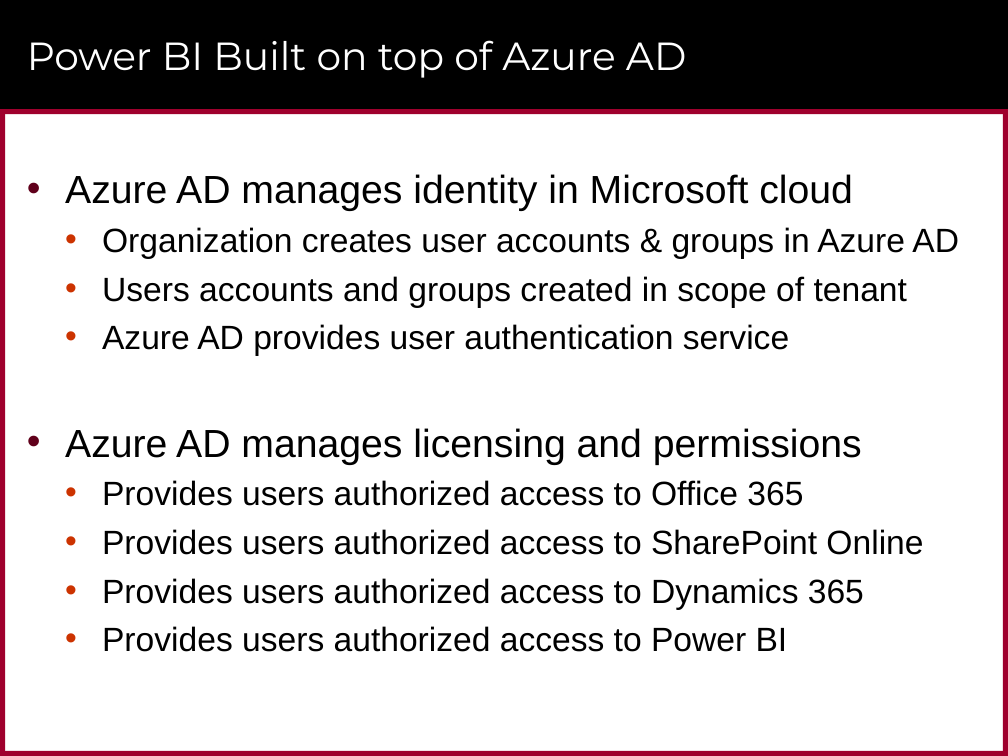
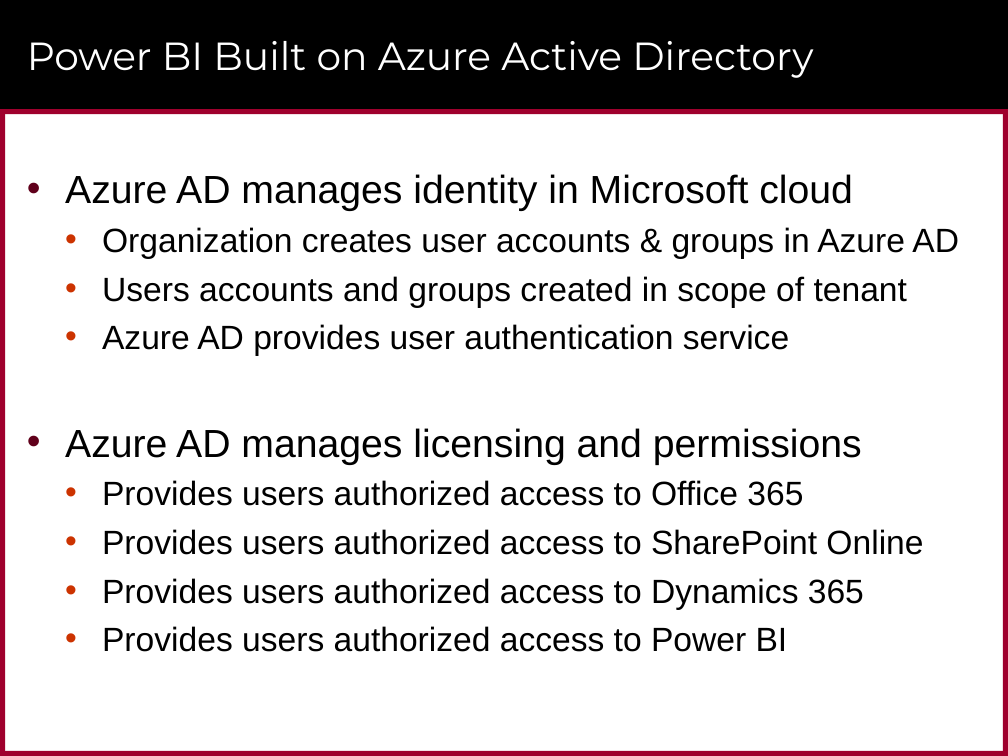
Before and after one commit to CriticalPathTraining/Summit2017, a slide deck: slide 4 of Power BI Security Best Practices.pptx (slide 3 before the commit). Drawn at 1008x756 pixels with LibreOffice and Linux fonts; fonts in the diff are those of the drawing; background and template pictures are left out. Boxes give left, top, right and bottom in pixels: in the first picture for what was removed or moved away, otherwise in the second. Text is boxed around its words. In the diff, an @@ line names an element or a change of style, - is before the commit and + after.

```diff
--- a/Power BI Security Best Practices.pptx
+++ b/Power BI Security Best Practices.pptx
@@ title at (27, 41, 813, 78): text changed @@
-Power BI Built on top of Azure AD
+Power BI Built on Azure Active Directory
```
Also in this commit, not shown: 20 other slides changed, 18 slides added, 7 slides removed, 1 other file.
